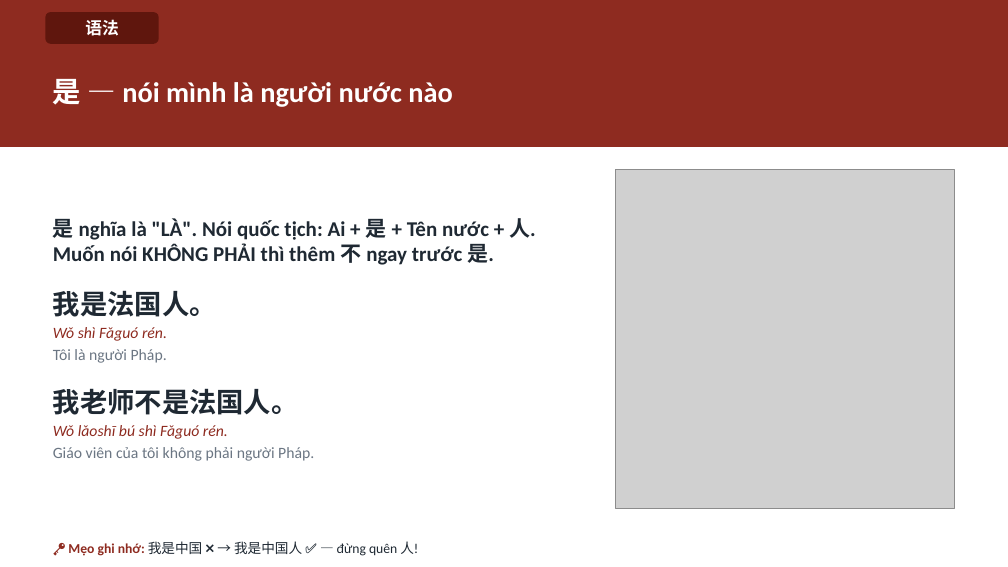
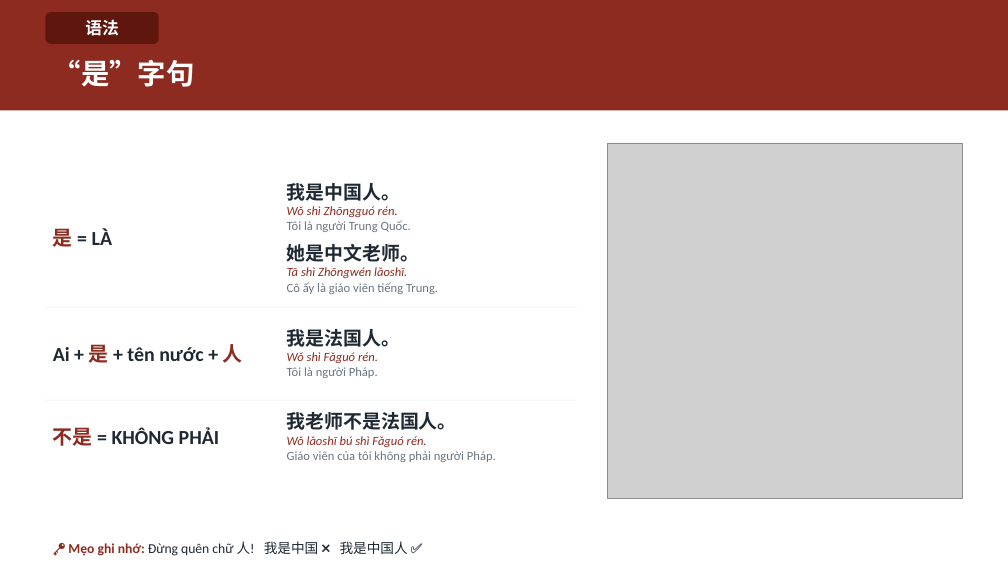
Before and after one commit to HuyenNguyen911/chinese-learning-os, a slide deck: slide 20 of output/hsk1/buoi03_quoctich/slide/Buoi-03-Quoctich.pptx (slide 16 before the commit). Drawn at 1008x567 pixels with LibreOffice and Linux fonts; fonts in the diff are those of the drawing; grey boxes stand for pictures. Boxes give left, top, right and bottom in pixels: in the first picture for what was removed or moved away, otherwise in the second. Text is boxed around its words. In the diff, an @@ line names an element or a change of style, - is before the commit and + after.

```diff
--- a/output/hsk1/buoi03_quoctich/slide/Buoi-03-Quoctich.pptx
+++ b/output/hsk1/buoi03_quoctich/slide/Buoi-03-Quoctich.pptx
@@ rectangle: place and size @@
-rectangle at bbox=[0, 0, 1008, 147]
+rectangle at bbox=[0, 0, 1008, 110]
@@ text at bbox=[53, 59, 195, 87]: text changed @@
-是 — nói mình là người nước nào
+“是”字句
@@ picture: place and size @@
-picture at bbox=[616, 169, 954, 508]
+picture at bbox=[607, 143, 963, 498]
@@ text added at bbox=[287, 183, 438, 294], 12 pt, text #6B7683 @@
+我是中国人。
+Wǒ shì Zhōngguó rén.
+Tôi là người Trung Quốc.
+她是中文老师。
+Tā shì Zhōngwén lǎoshī.
+Cô ấy là giáo viên tiếng Trung.
@@ text at bbox=[53, 218, 536, 363]: paragraphs removed @@
-是 nghĩa là "LÀ". Nói quốc tịch: Ai + 是 + Tên nước + 人. Muốn nói KHÔNG PHẢI thì thêm 不 ngay trước 是.
-我是法国人。
-Wǒ shì Fǎguó rén.
-Tôi là người Pháp.
@@ text added at bbox=[53, 228, 112, 247], 19 pt, text #1F2933, bold @@
+是 = LÀ
@@ rectangle added at bbox=[45, 306, 577, 307], fill #F4F5F7 @@
@@ text added at bbox=[287, 329, 400, 378], 12 pt, text #6B7683 @@
+我是法国人。
+Wǒ shì Fǎguó rén.
+Tôi là người Pháp.
@@ text added at bbox=[53, 344, 243, 363], 19 pt, text #1F2933, bold @@
+Ai + 是 + tên nước + 人
@@ rectangle added at bbox=[45, 400, 577, 401], fill #F4F5F7 @@
@@ text "我老师不是法国人。": place and size @@
-text "我老师不是法国人。" at bbox=[53, 218, 536, 461]
+text "我老师不是法国人。" at bbox=[287, 412, 496, 462]
@@ text "我老师不是法国人。" at bbox=[287, 412, 496, 462]: size 26 to 18 pt in "我老师不是法国人。"; size 15 to 12 pt in "Wǒ lǎoshī bú shì Fǎguó rén.", "Giáo viên của tôi không phải người ..."; less space between paragraphs @@
@@ text added at bbox=[53, 427, 220, 446], 19 pt, text #1F2933, bold @@
+不是 = KHÔNG PHẢI
@@ text at bbox=[68, 541, 408, 556]: text changed @@
-🔑 Mẹo ghi nhớ: 我是中国 ❌ → 我是中国人 ✅ — đừng quên 人!
+🔑 Mẹo ghi nhớ: Đừng quên chữ 人! 我是中国 ❌ 我是中国人 ✅
```
Also in this commit, not shown: 15 other slides changed, 21 slides added, 14 slides removed, 55 other files.
